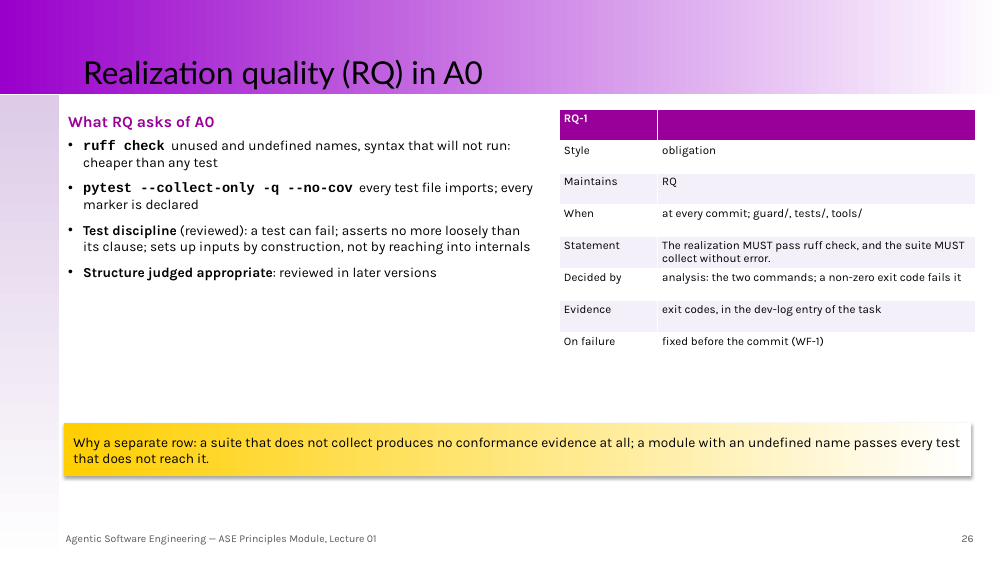
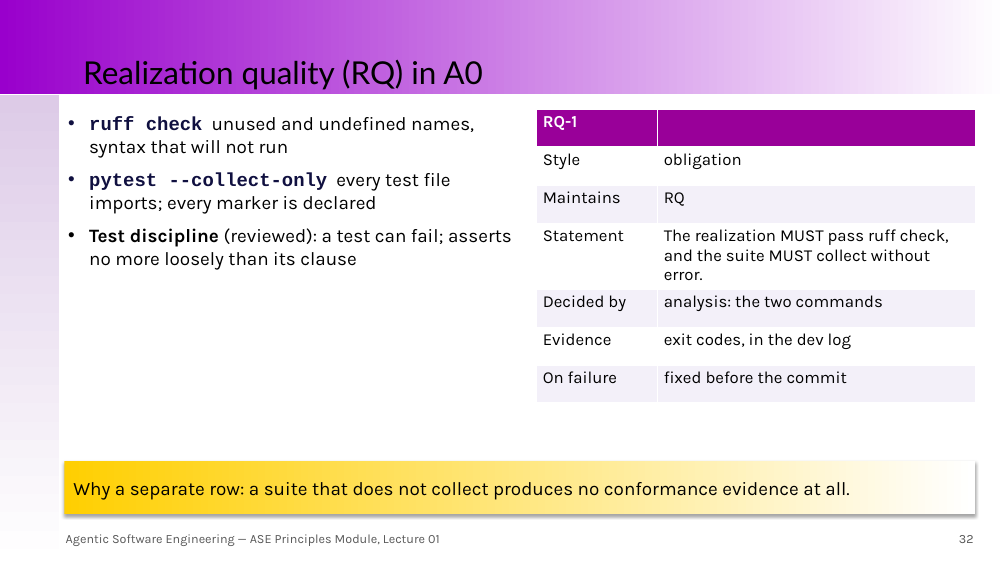
Before and after one commit to santoslab/agentic-software-engineering-public, a slide deck: slide 32 of module-ase-principles/slides/lecture-01-intent-specifications-realizations-and-judgments.pptx (slide 26 before the commit). Drawn at 1008x567 pixels with LibreOffice and Linux fonts; fonts in the diff are those of the drawing. Boxes give left, top, right and bottom in pixels: in the first picture for what was removed or moved away, otherwise in the second. Text is boxed around its words. In the diff, an @@ line names an element or a change of style, - is before the commit and + after.

```diff
--- a/module-ase-principles/slides/lecture-01-intent-specifications-realizations-and-judgments.pptx
+++ b/module-ase-principles/slides/lecture-01-intent-specifications-realizations-and-judgments.pptx
@@ text at (89, 117, 512, 270): text changed; size 13 to 18 pt @@
-What RQ asks of A0
-• ruff check unused and undefined names, syntax that will not run: cheaper than any test
-• pytest --collect-only -q --no-cov every test file imports; every marker is declared
-• Test discipline (reviewed): a test can fail; asserts no more loosely than its clause; sets up inputs by construction, not by reaching into internals
-• Structure judged appropriate: reviewed in later versions
+• ruff check unused and undefined names, syntax that will not run
+• pytest --collect-only every test file imports; every marker is declared
+• Test discipline (reviewed): a test can fail; asserts no more loosely than its clause
@@ table at (537, 110, 975, 387) @@
-row 4: When | at every commit; guard/, tests/, tools/
-row 5, column 2: analysis: the two commands; a non-zero exit code fails it
+row 5, column 2: analysis: the two commands
-row 6, column 2: exit codes, in the dev-log entry of the task
+row 6, column 2: exit codes, in the dev log
-row 7, column 2: fixed before the commit (WF-1)
+row 7, column 2: fixed before the commit
@@ table: place and size @@
-table at (560, 110, 975, 364)
+table at (537, 110, 975, 387)
@@ rectangle "Why a separate row: a ...": place and size @@
-rectangle "Why a separate row: a ..." at (64, 423, 972, 476)
+rectangle "Why a separate row: a ..." at (64, 461, 975, 514)
@@ text in rectangle at (73, 482, 849, 500): text changed; size 13 to 18 pt @@
-Why a separate row: a suite that does not collect produces no conformance evidence at all; a module with an undefined name passes every test that does not reach it.
+Why a separate row: a suite that does not collect produces no conformance evidence at all.
@@ text "Agentic Software Engineering — ASE ..." at (66, 534, 440, 546): size 10 to 12 pt @@
@@ text at (959, 535, 974, 543): text changed; size 10 to 12 pt @@
-26
+32
```
Also in this commit, not shown: 38 other slides changed, 16 slides added, 1 other file.
